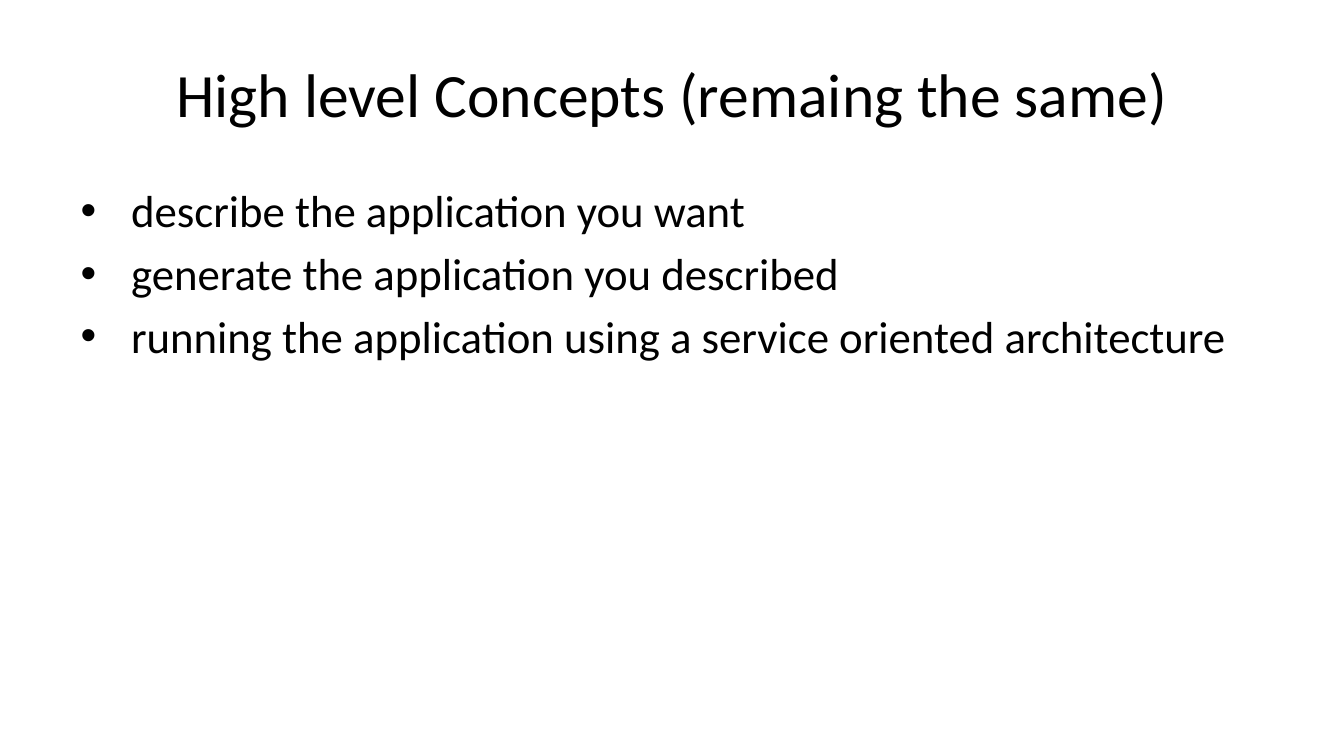
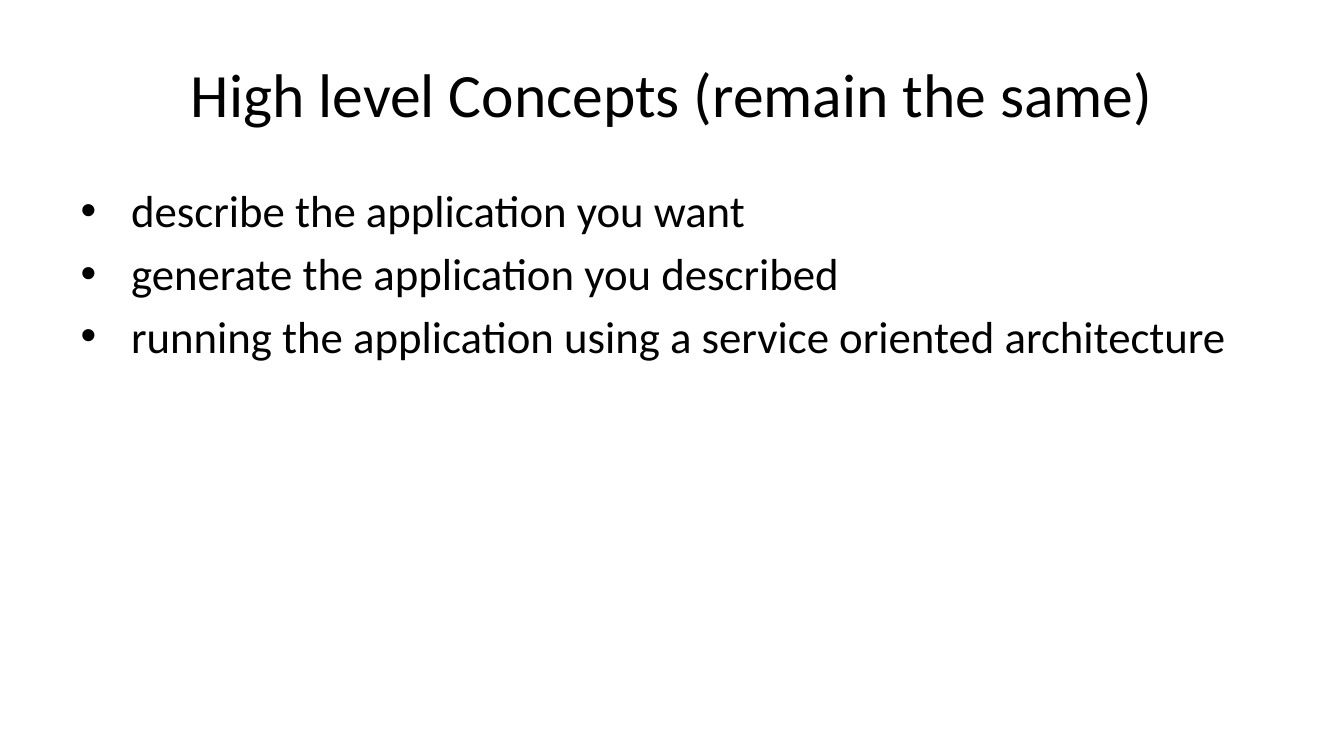
Before and after one commit to caltechlibrary/newt, a slide deck: slide 6 of presentation3/newt-p3.pptx (slide 7 before the commit). Drawn at 1344x756 pixels with LibreOffice and Linux fonts; fonts in the diff are those of the drawing. Boxes give left, top, right and bottom in pixels: in the first picture for what was removed or moved away, otherwise in the second. Text is boxed around its words. In the diff, an @@ line names an element or a change of style, - is before the commit and + after.

```diff
--- a/presentation3/newt-p3.pptx
+++ b/presentation3/newt-p3.pptx
@@ title at box(191, 72, 1152, 128): text changed @@
-High level Concepts (remaing the same)
+High level Concepts (remain the same)
```
Also in this commit, not shown: 16 other slides changed, 3 slides added, 3 slides removed, 21 other files.
